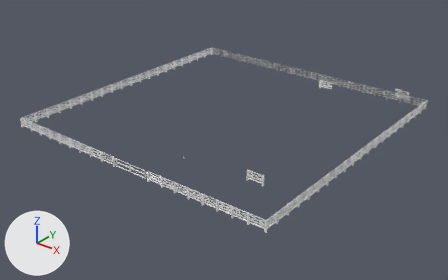
The Blender file забор для фермы Дима VB-3.blend, before and after one commit.
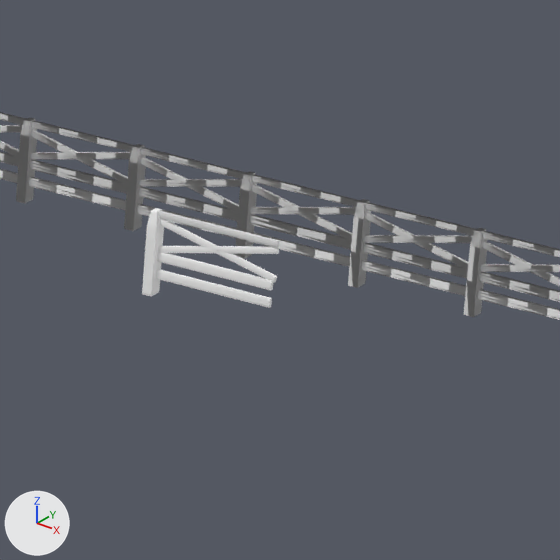
The first picture shows the older version from a 50 mm lens placed at (315.0, -280.0, 220.0), pointed at (9.0, 103.0, -18.0). The close-ups show both versions on the part from 68% to 80% of the width and 21% to 41% of the height of that picture; other places that the commit changed are outside them. The lights are fixed; the arrows at lower left show +X, +Y and +Z.
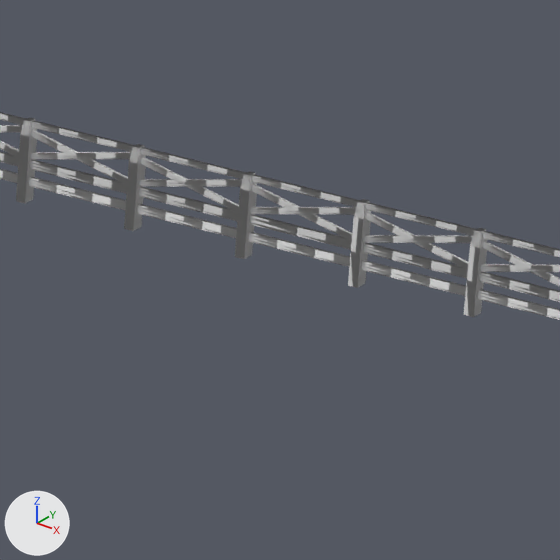
Boxes [x1, y1, x2, y2] around the edits, measured in the close-ups (560 x 560 px):
```json
{"object": "Cube.006", "change": "deleted", "before": [142, 208, 279, 308], "faces in mat_material_005 (white #ffffff)": [142, 208, 279, 308], "faces in mat_material_006 (white #e7e7e7)": [159, 211, 279, 248]}
```

The change, as JSON lines over the scene's bpy script:
```json
{"op": "remove", "block": "ob_cube_006", "code": ["ob_cube_006 = bpy.data.objects.new('Cube.006', me_cube_002)", "ob_cube_006.location = (32.5, 223.14, 4.47)", "ob_cube_006.rotation_euler = (0.0, 0.0, 3.142)  # degrees (0, 0, 180)", "ob_cube_006.scale = (0.529, 0.758, 4.26)", "_m = ob_cube_006.modifiers.new('Bevel', 'BEVEL')", "_m.width = 0.05", "_m.width_pct = 0.05"]}
```
